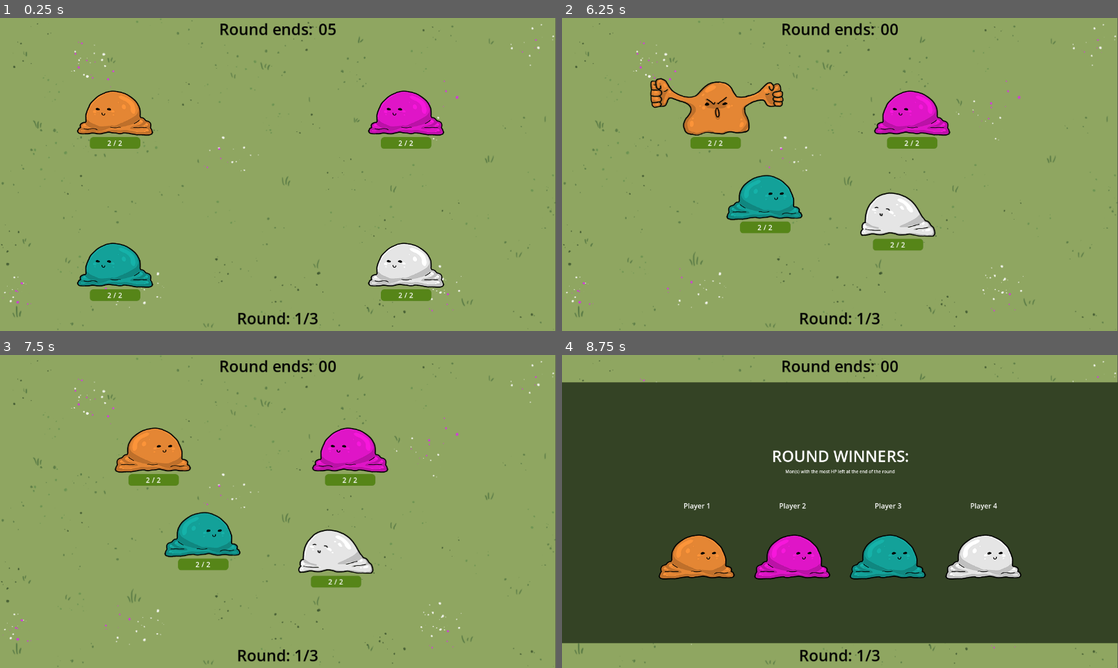
Above: before the commit, frames 1-4 (two rows, left to right).
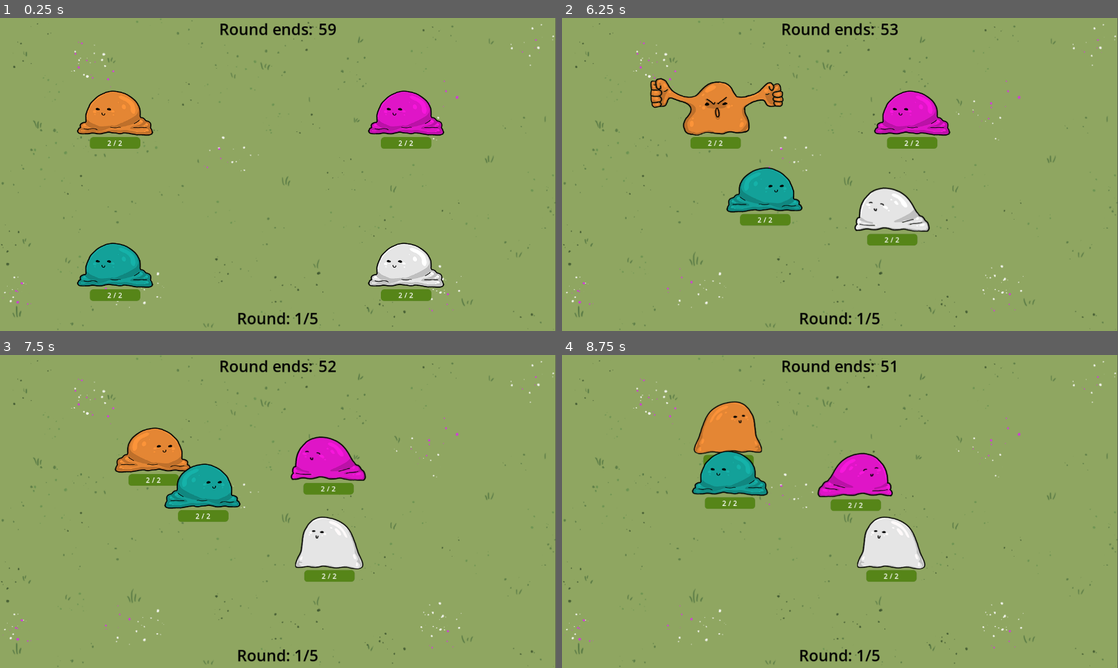
Above: after the commit, the same moments.

Repository: Galitie/mini-tyler-games
Game: Godot game, scene res://tylermon/tylermon.tscn
Two runs of this game, one before a commit and one after it. Both use one fixed random seed, a clock stepped at 60 frames per second and the inputs below. This scene is started directly instead of the project's main scene.
Inputs (mouse positions are in pixels of both pictures, inside the frame that each line leads up to):
- Up to frame 1 (0.25 s): no input
- Up to frame 2 (6.25 s): tap Enter (start) at 0.5, 1.35, 2.85, 4.35, 5.85 s; move the mouse to (962, 158) at 0.52 s; hold Enter (start) 0.53-1.28 s; hold Right (move_piece_right) 0.53-2.03 s; tap Space (jump) at 0.77, 1.52, 3.02, 3.77, 4.52, 6.02 s; move the mouse to (728, 190) at 1.27 s; move the mouse to (895, 105) at 2.02 s; hold A (move_left) 2.03-2.78 s; hold Enter (start) 2.03-2.78 s; move the mouse to (812, 237) at 2.77 s; hold Right (move_piece_right) 2.78-4.28 s; move the mouse to (1006, 221) at 3.52 s; hold Enter (start) 3.53-4.28 s; move the mouse to (673, 127) at 4.27 s; hold A (move_left) 4.28-5.03 s; move the mouse to (867, 174) at 5.02 s; hold Right (move_piece_right) 5.03-5.78 s; hold Enter (start) 5.03-5.78 s; move the mouse to (756, 96) at 5.77 s; hold A (move_left) from 5.78 s (still down)
- Up to frame 3 (7.5 s): move the mouse to (400, 495) at 6.52 s; hold Enter (start) 6.53-7.28 s; tap Space (jump) at 6.77 s; move the mouse to (166, 527) at 7.27 s; release A (move_left) at 7.28 s; hold Right (move_piece_right) from 7.28 s (still down); tap Enter (start) at 7.35 s
- Up to frame 4 (8.75 s): keep holding Right (move_piece_right); tap Space (jump) at 7.52 s; move the mouse to (895, 442) at 8.02 s; hold Enter (start) from 8.03 s (still down)

The runs differ from the first frame. In frame 1, less than 0.1% of the frame differs, in the area x 55-61%, y 1-98%; in frame 2, 2.7%; in frame 3, 6.9%; in frame 4, 84%, in the area x 0-100%, y 1-98%.
Error in both runs: Cannot call method 'get_node' on a null value. (res://tylermon/tylermon.gd:39)

Commit message:
Added weighted VP points

Diff:
--- a/tylermon/mon.gd
+++ b/tylermon/mon.gd
@@ -17,7 +17,7 @@
 
 @export var custom_color : Color
 
-signal knocked_out
+signal knocked_out(place)
 
 enum State {
 	WALK_RANDOM, BASIC_ATTACK, IDLE,
@@ -146,6 +146,9 @@
 			hp_bar.value = health
 			hp_bar.visible = false
 			velocity = Vector2()
+			var victory_points = check_how_many_other_mons_knocked_out()
+			var player = get_parent()
+			player.wins += victory_points
 			emit_signal("knocked_out")
 
 		State.TARGET_AND_GO:
@@ -225,6 +228,23 @@
 	while random_mon == self or random_mon.current_state == State.KNOCKED_OUT:
 		random_mon = get_all_mons.pick_random()
 	return random_mon
+
+
+func check_how_many_other_mons_knocked_out():
+	var all_mons = get_tree().get_nodes_in_group("mons")
+	var counter = 0
+	for mon in all_mons:
+		if mon.current_state == State.KNOCKED_OUT:
+			if mon.name != name:
+				counter += 1
+	if counter == 0:
+		return 0
+	if counter == 1:
+		return 1
+	if counter == 2:
+		return 3
+	else:
+		return 5
 
 
 func _on_hurt_box_area_entered(area):
--- a/tylermon/tylermon.gd
+++ b/tylermon/tylermon.gd
@@ -98,7 +98,7 @@
 			var player = mon.get_parent()
 		else:
 			var player = mon.get_parent()
-			player.wins += 1
+			player.wins += 5
 			winners.append(player)
 	return winners
 
--- a/tylermon/tylermon.tscn
+++ b/tylermon/tylermon.tscn
@@ -11,9 +11,9 @@
 [node name="tylermon" type="Node2D"]
 scale = Vector2(0.998899, 1.00798)
 script = ExtResource("1_66guv")
-fight_length = 6
+fight_length = 60
 upgrade_length = 60
-max_rounds = 3
+max_rounds = 5
 
 [node name="Arena" parent="." instance=ExtResource("2_mlfq2")]
 z_index = -2
